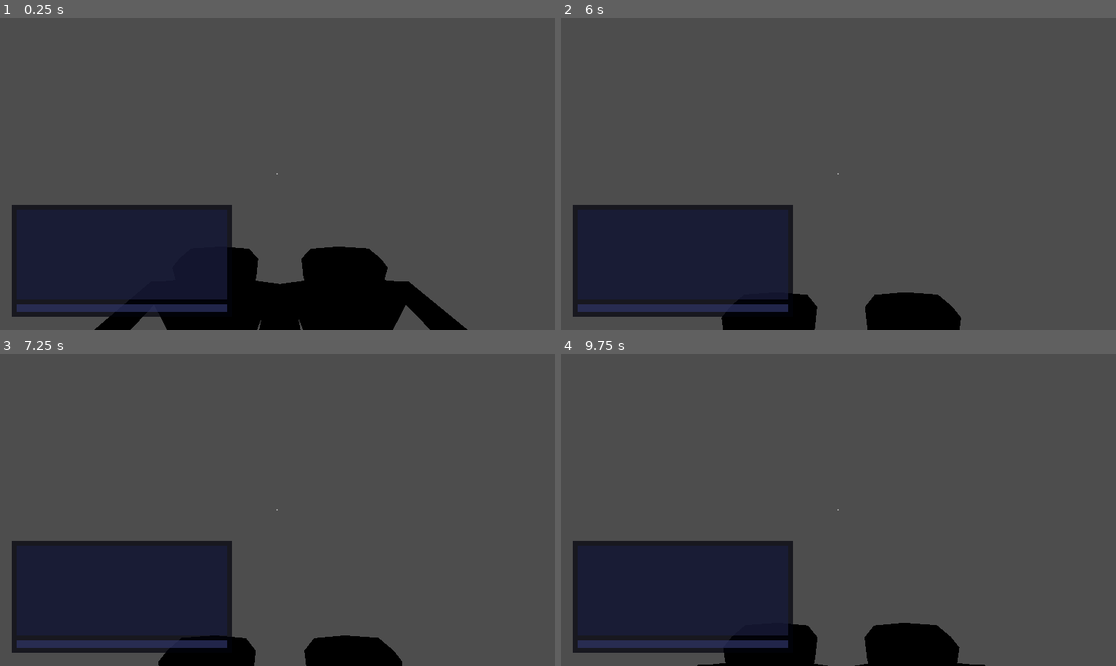
Above: before the commit, frames 1-4 (two rows, left to right).
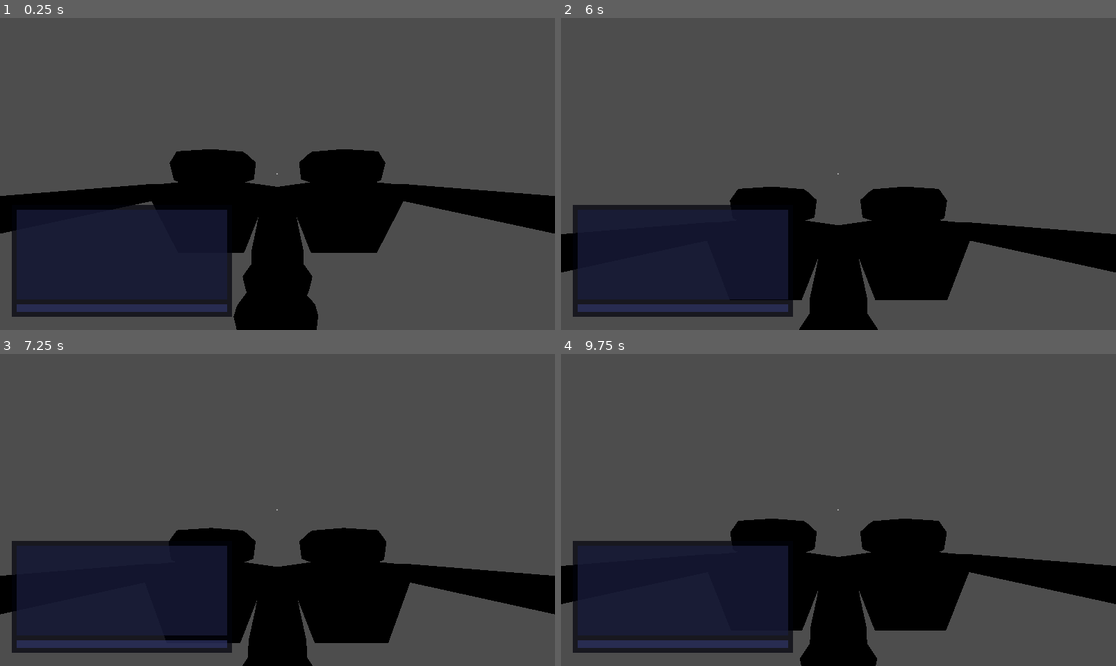
Above: after the commit, the same moments.

Repository: kassarl/mutiny
Game: Godot game, scene res://Player/player.tscn
The game is run twice, just before and just after one commit, with the same random seed, the same clock (stepped at 60 frames per second) and the same inputs. This scene is started directly instead of the project's main scene.
Inputs (mouse positions are in pixels of both pictures, inside the frame that each line leads up to):
- Up to frame 1 (0.25 s): no input
- Up to frame 2 (6 s): tap Enter at 0.5, 2, 3.5 s; move the mouse to (960, 158) at 0.52 s; hold D (right) 0.53-1.28 s; tap E (interact) at 0.6, 1.55, 2.85, 4.55, 5.85 s; tap Space (jump) at 0.77, 1.25, 1.52, 2.75, 3.02, 3.77, 4.52, 5.75 s; tap R (jail) at 0.8, 1.35, 2.3, 3.6 s; move the mouse to (727, 189) at 1.27 s; hold S (back) 1.28-2.03 s; move the mouse to (894, 105) at 2.02 s; hold D (right) 2.03-2.78 s; hold Ctrl (crouch) 2.03-2.78 s; move the mouse to (810, 236) at 2.77 s; hold W (forward) 2.78-3.53 s; move the mouse to (1005, 220) at 3.52 s; hold A (left) 3.53-5 s; tap Escape (ui_cancel) at 4.15 s; move the mouse to (672, 127) at 4.27 s; tap Shift (sprint) at 4.35 s; click "Resume" at 5 s; move the mouse to (844, 174) at 5.77 s; hold W (forward) from 5.78 s (still down)
- Up to frame 3 (7.25 s): tap R (jail) at 6.05, 6.6 s; move the mouse to (255, 503) at 6.52 s; release W (forward) at 6.53 s; hold D (right) from 6.53 s (still down); tap Space (jump) at 6.77 s; tap E (interact) at 6.8 s
- Up to frame 4 (9.75 s): move the mouse to (866, 510) at 7.27 s; release D (right) at 7.28 s; hold Ctrl (crouch) 7.28-8.03 s; hold W (forward) 7.28-9.53 s; tap Space (jump) at 7.52, 8.27 s; tap R (jail) at 7.55, 8.85 s; move the mouse to (810, 510) at 8.02 s; tap E (interact) at 8.1 s; move the mouse to (849, 503) at 8.77 s; move the mouse to (832, 516) at 9.52 s; hold A (left) from 9.53 s (still down); tap Shift (sprint) at 9.6 s

The runs differ from the first frame. In frame 1, 21% of the frame differs, in the area x 0-100%, y 42-100%; in frame 2, 15%; in frame 3, 15%; in frame 4, 16%.
Error before the commit: Invalid access to property or key 'captain_set' on a base object of type 'null instance'. (res://Player/player.gd:99)
Error after the commit: Invalid access to property or key 'captain_set' on a base object of type 'null instance'. (res://Player/player.gd:107)

Commit message:
Got basic camera turning working on NPCs and players

Diff:
--- a/Chat/chat_manager.gd
+++ b/Chat/chat_manager.gd
@@ -45,6 +45,8 @@
 		line_edit.grab_focus()
 	else:
 		line_edit.release_focus()
+	print("CHAT STATE IS ")
+	print(in_chat)
 #endregion
 
 #region Networking
--- a/Environment/pause_menu.gd
+++ b/Environment/pause_menu.gd
@@ -21,24 +21,19 @@
 func _unhandled_input(event: InputEvent) -> void:
 	if Input.is_action_just_pressed("ui_cancel"):
 		print("Pressed ESC")
-
-	# Check if Escape key is pressed when not in chat window
-	if Input.is_action_just_pressed("ui_cancel") and !chat_hud.in_chat:
-		print("escape clicked game state:", game_paused)
-		if game_paused:
-			unpause_game()
+		if chat_hud.in_chat:
+			print("LEAVING CHAT")
+		   # Need to call interact again on interactable
+			if interact_ray.can_interact():
+				interact_ray.interactable.interact(player)
+			chat_hud.set_chat_state(false)
+			get_viewport().set_input_as_handled()  # Prevent the ESC from being processed again
 		else:
-			pause_game()
-
-	# Check if Escape key is pressed when not in chat window
-	if Input.is_action_just_pressed("ui_cancel") and chat_hud.in_chat:
-		print("LEAVING CHAT")
-		# Need to call interact again on interactable
-		#print(interact_ray.interactable)
-		if interact_ray.can_interact():
-			interact_ray.interactable.interact()
-
-		chat_hud.set_chat_state(false)
+			print("escape clicked game state:", game_paused)
+			if game_paused:
+				unpause_game()
+			else:
+				pause_game()
 
 
 # Pauses the game and shows the pause menu
--- a/NPC/npc.gd
+++ b/NPC/npc.gd
@@ -20,6 +20,11 @@
 var available_points: Array[Vector3] = []
 var next_location = null
 
+# Face Player Variables
+@export var turn_speed: float = 5.0  # Adjust for faster/slower turning
+var target_node: Node3D = null
+var is_rotating: bool = false
+
 # Interact Variables
 var prompt = null
 var paused = false
@@ -32,6 +37,8 @@
 	prompt = "Press E to start conversation\nPress R to jail this NPC"
 
 func _physics_process(_delta: float) -> void:
+	if is_rotating and target_node:
+		rotate_to_face_target(_delta)
 	if not paused:
 		handle_movement(_delta)
 #endregion
@@ -149,7 +156,7 @@
 	timer.paused = true
 	paused = true
 
-func interact():
+func interact(player):
 	print("Interacted with %s" % name)
 
 	if !multiplayer.is_server():
@@ -157,7 +164,8 @@
 
 	if not paused:
 		pause_movement()
-		prompt = "Press ESC to leave this conversation"
+		start_facing_target(player)
+		prompt = "Press ESC twice to leave this conversation"
 		print("Talked to NPC")
 		openai_client.send_message("Hi are you an npc?")
 	else:
@@ -190,3 +198,24 @@
 	# Add the area's global position to get the final world position
 	return random_point + collision_shape.global_position
 #endregion
+
+#region Face Player
+func start_facing_target(new_target: Node3D) -> void:
+	target_node = new_target
+	is_rotating = true
+
+func rotate_to_face_target(delta: float) -> void:
+	# Get direction to target
+	var direction = target_node.global_position - global_position
+
+	# Calculate target rotation
+	var target_transform = transform.looking_at(target_node.global_position, Vector3.UP)
+	var target_basis = target_transform.basis
+
+	# Smoothly interpolate rotation
+	transform.basis = transform.basis.slerp(target_basis, turn_speed * delta)
+
+	# Optional: Check if we're close enough to target rotation to stop
+	if transform.basis.is_equal_approx(target_basis):
+		is_rotating = false
+#endregion
--- a/NPC/npc.tscn
+++ b/NPC/npc.tscn
@@ -40,7 +40,7 @@
 skeleton = NodePath("../..")
 
 [node name="disguise-glasses" parent="npcCollider/BodyMesh" instance=ExtResource("2_a2uek")]
-transform = Transform3D(-1.5, 0, -1.31134e-07, 0, 1.5, 0, 1.31134e-07, 0, -1.5, 0, 0.254, -0.211)
+transform = Transform3D(-1.5, 0, -1.31134e-07, 0, 1.5, 0, 1.31134e-07, 0, -1.5, 0, 0.509, -0.21)
 
 [node name="TextMesh" type="Label3D" parent="npcCollider"]
 transform = Transform3D(1, 0, 0, 0, 1, 0, 0, 0, 1, 0, 1.16597, 0)
--- a/Player/interact_ray.gd
+++ b/Player/interact_ray.gd
@@ -100,8 +100,8 @@
 
 	# Call the chat initialization on both players
 	#interactable.start_player_chat.rpc_id(peer_id, player.get_path())
-	interactable.interact()
-	player.start_npc_chat(interactable.get_path())
+	interactable.interact(player)
+	player.start_npc_chat(interactable)
 
 
 func can_interact() -> bool:
--- a/Player/player.gd
+++ b/Player/player.gd
@@ -49,6 +49,14 @@
 
 # Interaction State
 var prompt = ""
+#endregion
+
+#region Turn Camera to Target Vars
+# Add these variables to your existing ones
+@export var turn_speed: float = 5.0  # Adjust for faster/slower turning
+var target_rotation: Vector3
+var is_turning: bool = false
+var turn_target: Node3D = null
 #endregion
 
 #region Node References
@@ -110,7 +118,6 @@
 			add_to_group("captain")
 			is_chat_turn = true
 			captain_hat.visible = true
-			chat_hud.set_id(true)
 			text_mesh.text = "CAPTAIN"
 			text_mesh.modulate = Color.RED  # Changes the main text color
 
@@ -119,7 +126,6 @@
 			#print("WE ARE NOT CAPTAIN THOUGH")
 			is_captain = false
 			is_chat_turn = false
-			chat_hud.set_id(false)
 			add_to_group("interactable")
 			add_to_group("npc")
 			add_to_group("imposter")
@@ -133,6 +139,31 @@
 
 	Input.set_mouse_mode(Input.MOUSE_MODE_CAPTURED)
 	%Camera3D.current = true
+#endregion
+
+#region Look at Target
+# New function to initiate turning
+func look_at_target(target_node: Node3D) -> void:
+	if not target_node:
+		return
+
+	turn_target = target_node
+	is_turning = true
+
+	# Calculate the direction to the target
+	var target_pos = turn_target.global_position
+	var direction = target_pos - global_position
+
+	# Calculate target rotations
+	# For Y rotation (left/right)
+	var target_y = atan2(-direction.x, -direction.z)
+
+	# For X rotation (up/down)
+	var horizontal_length = sqrt(direction.x * direction.x + direction.z * direction.z)
+	var target_x = atan2(direction.y, horizontal_length)
+
+	# Store target rotations
+	target_rotation = Vector3(target_x, target_y, 0)
 #endregion
 
 #region Input Handling
@@ -153,11 +184,39 @@
 			%Camera3D.rotate_x(-event.relative.y * look_sensitivity)
 			%Camera3D.rotation.x = clamp(%Camera3D.rotation.x, deg_to_rad(-90), deg_to_rad(90))
 
+# New function to handle the turning
+func turn_camera_to_target(delta: float) -> void:
+	if not turn_target:
+		is_turning = false
+		return
+
+	var current_rot_y = rotation.y
+	var current_rot_x = %Camera3D.rotation.x
+
+	# Interpolate Y rotation (left/right)
+	var new_rot_y = lerp_angle(current_rot_y, target_rotation.y, turn_speed * delta)
+	rotate_y(new_rot_y - current_rot_y)
+
+	# Interpolate X rotation (up/down)
+	var new_rot_x = lerp_angle(current_rot_x, target_rotation.x, turn_speed * delta)
+	%Camera3D.rotation.x = clamp(new_rot_x, deg_to_rad(-90), deg_to_rad(90))
+
+	# Check if we're close enough to target rotation
+	if abs(target_rotation.y - rotation.y) < 0.01 and abs(target_rotation.x - %Camera3D.rotation.x) < 0.01:
+		is_turning = false
+		turn_target = null
+
+# Optional: Function to stop turning
+func stop_turning() -> void:
+	is_turning = false
+	turn_target = null
 #endregion
 
 #region Physics Processing
 func _physics_process(delta: float) -> void:
 	if not is_multiplayer_authority() or chat_hud.in_chat:
+		if is_turning:
+			turn_camera_to_target(delta)
 		return
 
 	if is_on_floor():
@@ -333,28 +392,33 @@
 	position = get_random_pt_in_jail(jail_area)
 
 @rpc("any_peer")
-func start_npc_chat(chat_path: NodePath):
+func start_npc_chat(npc):
 	if not chat_hud.in_chat:
 		# Prevent the 'E' key from being captured in the line_edit
 		await get_tree().process_frame
 		chat_hud.set_chat_state(true)
+	look_at_target(npc)
 
 @rpc("any_peer")
-func start_player_chat(other_player_path: NodePath):
+func start_player_chat(other_player):
+	if not is_multiplayer_authority():
+		return
+
+	if not chat_hud.in_chat:
+		# Prevent the 'E' key from being captured in the line_edit
+		await get_tree().process_frame
+		print("ABC")
+		chat_hud.set_chat_state(true)
+
 	print(name)
 	if is_captain:
-		print("Captain is talking to ", other_player_path)
+		print("Captain is talking to ", other_player)
 	else:
-		print("Imposter is talking to ", other_player_path)
+		print("Imposter is talking to ", other_player)
 		prompt = "Press ESC to leave conversation"
 
-	print("Toggling HUD")
-	chat_hud.toggleHUD()
-
-	if not is_multiplayer_authority():
-		return
-
-	var other_player = get_node(other_player_path)
+	look_at_target(get_node(other_player))
+
 	#print("Other"other_player)
 
 @rpc("any_peer")
@@ -366,7 +430,7 @@
 	#else:
 		#print("IS CLIENT")
 	print("Interacted with player")
-
+#endregion
 
 #region Helper Function
 func get_random_pt_in_jail(area: Area3D) -> Vector3:
--- a/Player/player.tscn
+++ b/Player/player.tscn
@@ -56,10 +56,10 @@
 font_size = 44
 
 [node name="disguise-glasses" parent="Collider/WorldModel" instance=ExtResource("1_rouv8")]
-transform = Transform3D(-1.5, 0, 1.31134e-07, 0, 1.5, 0, -1.31134e-07, 0, -1.5, 0.00624865, 1.2541, -0.21075)
+transform = Transform3D(-1.5, 0, 1.31134e-07, 0, 1.5, 0, -1.31134e-07, 0, -1.5, 0, 1.513, -0.21)
 
 [node name="CaptainHat" type="MeshInstance3D" parent="Collider/WorldModel"]
-transform = Transform3D(1, 0, 0, 0, 1, 0, 0, 0, 1, 0, 1.82903, -0.146186)
+transform = Transform3D(1, 0, 0, 0, 1, 0, 0, 0, 1, 0, 1.93471, -0.146186)
 mesh = SubResource("CylinderMesh_cdiyi")
 skeleton = NodePath("../../..")
 
